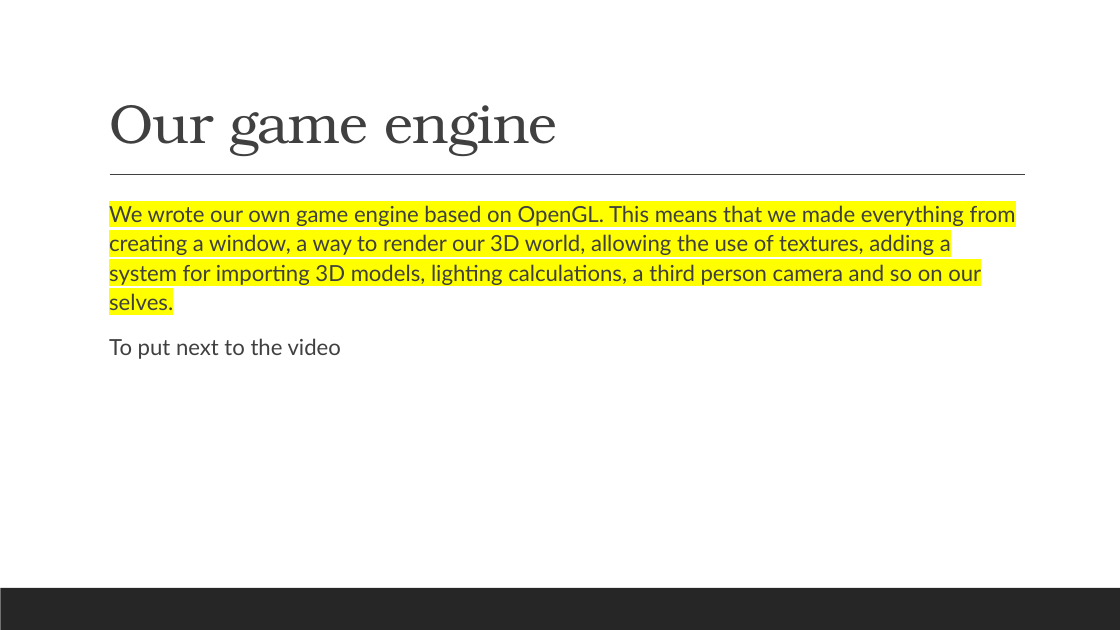
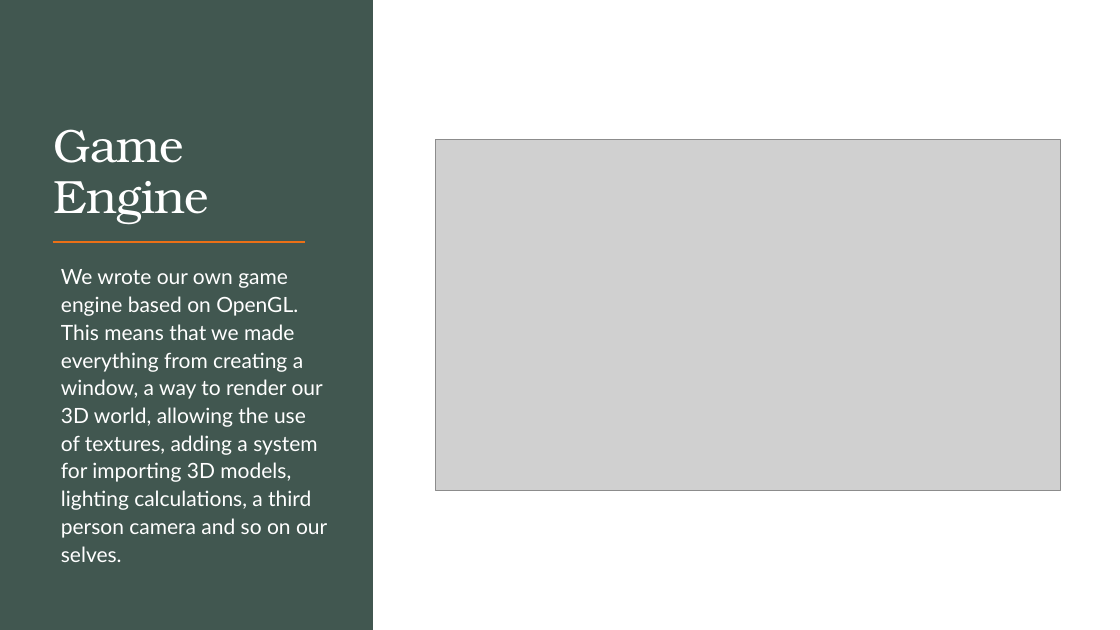
Before and after one commit to renesteeman/Project1-2_Group4, a slide deck: slide 5 of 04-PresentationThirdPhase.pptx (slide 6 before the commit). Drawn at 1120x630 pixels with LibreOffice and Linux fonts; fonts in the diff are those of the drawing; grey boxes stand for pictures. Boxes give left, top, right and bottom in pixels: in the first picture for what was removed or moved away, otherwise in the second. Text is boxed around its words. In the diff, an @@ line names an element or a change of style, - is before the commit and + after.

Commit message:
Update 04-PresentationThirdPhase.pptx
Update of the PPT

```diff
--- a/04-PresentationThirdPhase.pptx
+++ b/04-PresentationThirdPhase.pptx
@@ rectangle added at box(0, 0, 373, 630), fill #415750 @@
@@ rectangle added at box(1, 0, 1120, 630), fill #FFFFFF @@
@@ title at box(54, 129, 210, 223): text changed; size 47 to 40 pt; text colour #404040 to #FFFFFF @@
-Our game engine
+Game Engine
@@ picture added at box(436, 139, 1060, 491) @@
@@ line removed from (110, 175) to (1026, 175) @@
@@ text "We wrote our own game ...": place and size @@
-text "We wrote our own game ..." at box(109, 205, 1016, 359)
+text "We wrote our own game ..." at box(61, 269, 327, 562)
@@ text "We wrote our own game ..." at box(61, 269, 327, 562): size 19 to 18 pt, text colour #404040 to #FFFFFF, highlight #FFFF00 to none @@
@@ line added from (53, 243) to (305, 243), #EC7016 1.5 pt @@
@@ text at box(109, 338, 341, 359): paragraph removed @@
-  To put next to the video
```
Also in this commit, not shown: 1 slide removed.
